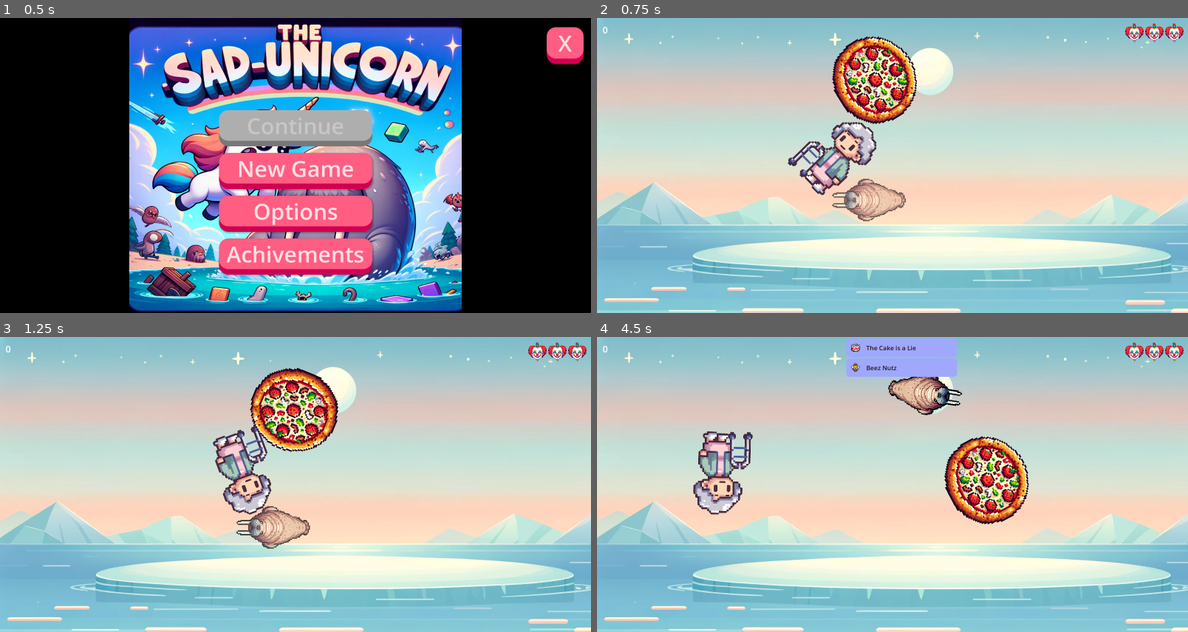
Above: before the commit, frames 1-4 (two rows, left to right).
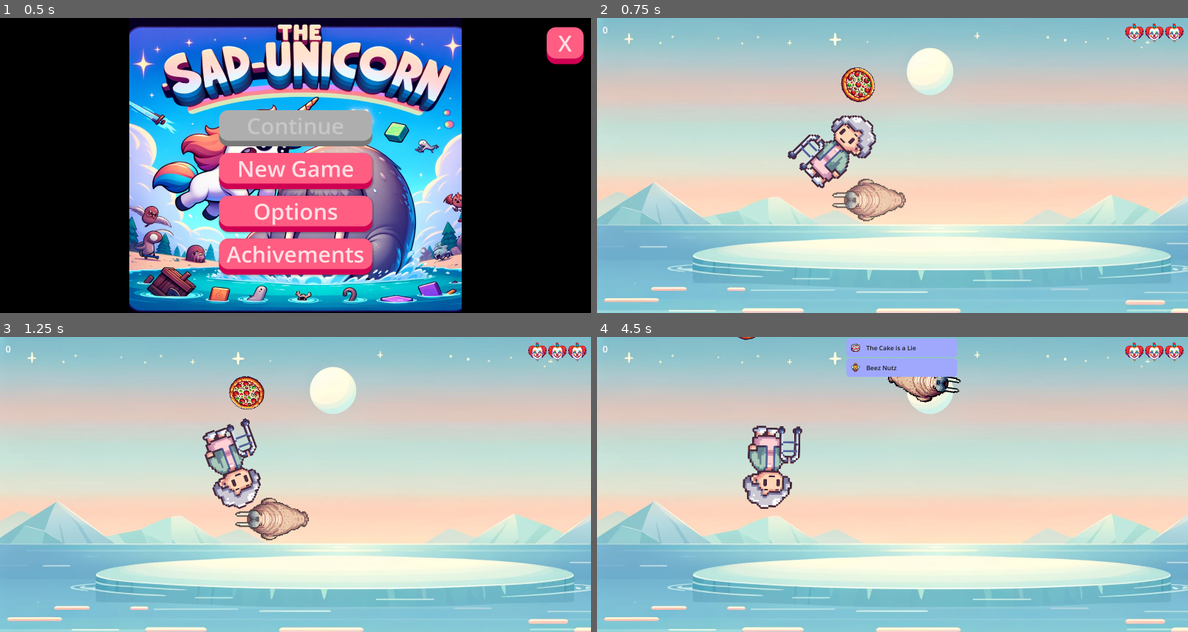
Above: after the commit, the same moments.

Repository: bytedev-code/the-sad-unicorn
Game: Godot game, scene res://menu/menu.tscn
The game is run twice, just before and just after one commit, with the same random seed, the same clock (stepped at 60 frames per second) and the same inputs.
Inputs (mouse positions are in pixels of both pictures, inside the frame that each line leads up to):
- Up to frame 1 (0.5 s): no input
- Up to frame 2 (0.75 s): click "New Game" at 0.5 s
- Up to frame 3 (1.25 s): no input
- Up to frame 4 (4.5 s): move the mouse to (1022, 469) at 1.27 s; hold D (player_rotate_right) 1.28-2.03 s; hold Space (player_shoot) 1.28-2.03 s; move the mouse to (774, 499) at 2.02 s; hold A (player_rotate_left) 2.03-2.78 s; tap K at 2.1 s; move the mouse to (951, 419) at 2.77 s; hold D (player_rotate_right) 2.78-3.53 s; hold T 2.78-3.53 s; move the mouse to (862, 543) at 3.52 s; hold W (player_forward) 3.53-4.28 s; tap O at 3.6 s; move the mouse to (1069, 528) at 4.27 s; hold A (player_rotate_left) from 4.28 s (still down); hold R from 4.28 s (still down)

Frame 1 is identical in both runs. In frame 2, 5.2% of the frame differs, in the area x 32-55%, y 6-60%; in frame 3, 6.9%; in frame 4, 7.9%, in the area x 16-74%, y 0-64%.

Commit message:
Asset Speed, score, hitpoints etc.

Diff:
--- a/blueprints/enemies/banana.tscn
+++ b/blueprints/enemies/banana.tscn
@@ -5,19 +5,24 @@
 [ext_resource type="PackedScene" path="res://audio_player.tscn" id="4_yqvl4"]
 
 [sub_resource type="CapsuleShape2D" id="CapsuleShape2D_pm8kl"]
-radius = 44.6178
-height = 223.406
+radius = 12.7792
+height = 46.9429
 
 [node name="banana" type="RigidBody2D"]
 script = ExtResource("1_pvyua")
+SPEED = 300.0
+SPLIT_NUMBER = 0
+SCORE = 80
+HITPOINTS = 2
 
 [node name="CollisionShape2D" type="CollisionShape2D" parent="."]
-position = Vector2(27, 6)
-rotation = 0.583312
+position = Vector2(4, 15)
+rotation = 0.83101
 shape = SubResource("CapsuleShape2D_pm8kl")
 
 [node name="Sprite2D" type="Sprite2D" parent="."]
-scale = Vector2(0.25, 0.25)
+position = Vector2(1, 0)
+scale = Vector2(0.1, 0.1)
 texture = ExtResource("2_467fq")
 
 [node name="AudioPlayer" parent="." instance=ExtResource("4_yqvl4")]
--- a/blueprints/enemies/bee_queen.tscn
+++ b/blueprints/enemies/bee_queen.tscn
@@ -6,22 +6,23 @@
 [ext_resource type="PackedScene" path="res://audio_player.tscn" id="4_w4mdp"]
 
 [sub_resource type="CapsuleShape2D" id="CapsuleShape2D_pm8kl"]
-radius = 19.5
-height = 80.7913
+radius = 25.5
+height = 112.0
 
 [node name="bee_queen" type="RigidBody2D"]
 script = ExtResource("1_e2ucn")
+SPEED = 350.0
 SPLIT_INTO = ExtResource("2_ah7fu")
-SPLIT_NUMBER = 6
-SCORE = 5
+SPLIT_NUMBER = 4
+SCORE = 100
+HITPOINTS = 2
 
 [node name="CollisionShape2D" type="CollisionShape2D" parent="."]
-position = Vector2(-0.999998, 0)
 scale = Vector2(2, 2)
 shape = SubResource("CapsuleShape2D_pm8kl")
 
 [node name="Sprite2D" type="Sprite2D" parent="."]
-scale = Vector2(0.2, 0.2)
+scale = Vector2(0.3, 0.3)
 texture = ExtResource("3_ejsan")
 
 [node name="AudioPlayer" parent="." instance=ExtResource("4_w4mdp")]
--- a/blueprints/enemies/cat.tscn
+++ b/blueprints/enemies/cat.tscn
@@ -5,21 +5,23 @@
 [ext_resource type="PackedScene" path="res://audio_player.tscn" id="4_8wbhj"]
 
 [sub_resource type="CapsuleShape2D" id="CapsuleShape2D_qgc2e"]
-radius = 46.415
-height = 166.082
+radius = 27.9225
+height = 102.056
 
 [node name="cat" type="RigidBody2D"]
 script = ExtResource("1_y7b4d")
+SPEED = 40.0
 SPLIT_NUMBER = 6
-SCORE = 5
+SCORE = 1
+IGNORE_PLAYER_HIT = true
+HITPOINTS = 3
 
 [node name="CollisionShape2D" type="CollisionShape2D" parent="."]
-position = Vector2(-3, 9)
 rotation = 1.55258
 shape = SubResource("CapsuleShape2D_qgc2e")
 
 [node name="Sprite2D" type="Sprite2D" parent="."]
-scale = Vector2(0.25, 0.25)
+scale = Vector2(0.15, 0.15)
 texture = ExtResource("2_wl8y1")
 
 [node name="AudioPlayer" parent="." instance=ExtResource("4_8wbhj")]
--- a/blueprints/enemies/cat_woman.tscn
+++ b/blueprints/enemies/cat_woman.tscn
@@ -11,9 +11,11 @@
 
 [node name="cat_woman" type="RigidBody2D"]
 script = ExtResource("1_47w8w")
+SPEED = 50.0
 SPLIT_INTO = ExtResource("2_we7ij")
-SPLIT_NUMBER = 10
-SCORE = 5
+SPLIT_NUMBER = 15
+SCORE = 50
+HITPOINTS = 10
 
 [node name="CollisionShape2D" type="CollisionShape2D" parent="."]
 position = Vector2(-0.5, 1.5)
--- a/blueprints/enemies/chocolate.tscn
+++ b/blueprints/enemies/chocolate.tscn
@@ -5,20 +5,22 @@
 [ext_resource type="PackedScene" path="res://audio_player.tscn" id="3_kp2ba"]
 
 [sub_resource type="RectangleShape2D" id="RectangleShape2D_chy0a"]
-size = Vector2(138.2, 104.799)
+size = Vector2(96.2639, 65.9868)
 
 [node name="chocolate" type="RigidBody2D"]
 script = ExtResource("1_ku8ro")
-SPLIT_NUMBER = 6
-SCORE = 5
+SPEED = 40.0
+SPLIT_NUMBER = 0
+SCORE = 4
+HITPOINTS = 12
 
 [node name="CollisionShape2D" type="CollisionShape2D" parent="."]
-position = Vector2(3.5, 5.5)
+position = Vector2(0.499998, -2)
 rotation = 2.38759
 shape = SubResource("RectangleShape2D_chy0a")
 
 [node name="Sprite2D" type="Sprite2D" parent="."]
-scale = Vector2(0.2, 0.2)
+scale = Vector2(0.15, 0.15)
 texture = ExtResource("2_0e3sa")
 
 [node name="AudioPlayer" parent="." instance=ExtResource("3_kp2ba")]
--- a/blueprints/enemies/cloud.tscn
+++ b/blueprints/enemies/cloud.tscn
@@ -1,27 +1,30 @@
 [gd_scene load_steps=6 format=3 uid="uid://cpo57i4sn08q5"]
 
 [ext_resource type="Script" path="res://enemy.gd" id="1_fy4bn"]
-[ext_resource type="PackedScene" uid="uid://xwqq434lfr7w" path="res://blueprints/enemies/lightning.tscn" id="2_yqmjk"]
-[ext_resource type="Texture2D" uid="uid://d3ogdjh6wp82h" path="res://assets/enemies/cloud .png" id="3_55yke"]
+[ext_resource type="PackedScene" uid="uid://c71wr50ghu4ao" path="res://blueprints/enemies/lightning.tscn" id="2_yqmjk"]
+[ext_resource type="Texture2D" uid="uid://p662g1fg43g" path="res://assets/enemies/cloud .png" id="3_55yke"]
 [ext_resource type="PackedScene" path="res://audio_player.tscn" id="4_k00ee"]
 
-[sub_resource type="CircleShape2D" id="CircleShape2D_tpeb8"]
-radius = 25.504
+[sub_resource type="CapsuleShape2D" id="CapsuleShape2D_4nlwv"]
+radius = 61.6752
+height = 133.926
 
 [node name="cloud" type="RigidBody2D"]
 script = ExtResource("1_fy4bn")
+SPEED = 80.0
 SPLIT_INTO = ExtResource("2_yqmjk")
-SPLIT_NUMBER = 4
-SCORE = 5
+SPLIT_NUMBER = 10
+SCORE = 30
+HITPOINTS = 3
 
 [node name="CollisionShape2D" type="CollisionShape2D" parent="."]
 position = Vector2(-2.02617, 0.999543)
-rotation = 1.17981
+rotation = 2.30172
 scale = Vector2(2, 2)
-shape = SubResource("CircleShape2D_tpeb8")
+shape = SubResource("CapsuleShape2D_4nlwv")
 
 [node name="Sprite2D" type="Sprite2D" parent="."]
-scale = Vector2(0.2, 0.2)
+scale = Vector2(0.5, 0.5)
 texture = ExtResource("3_55yke")
 
 [node name="AudioPlayer" parent="." instance=ExtResource("4_k00ee")]
--- a/blueprints/enemies/clown.tscn
+++ b/blueprints/enemies/clown.tscn
@@ -1,19 +1,20 @@
-[gd_scene load_steps=7 format=3 uid="uid://wqsnkejfua8v"]
+[gd_scene load_steps=6 format=3 uid="uid://wqsnkejfua8v"]
 
 [ext_resource type="Script" path="res://enemy.gd" id="1_lgd3g"]
 [ext_resource type="PackedScene" uid="uid://2coj86mouh1l" path="res://blueprints/enemies/clown_car.tscn" id="2_ijpmu"]
 [ext_resource type="Texture2D" uid="uid://b8qo2i4twjsd4" path="res://assets/enemies/clown_300x300.png" id="3_yjm7r"]
 [ext_resource type="PackedScene" path="res://audio_player.tscn" id="4_ivpqn"]
-[ext_resource type="AudioStream" uid="uid://d1q71hx4epq0n" path="res://assets/sounds/bell.mp3" id="5_eqgjs"]
 
 [sub_resource type="CircleShape2D" id="CircleShape2D_j5fwd"]
-radius = 28.9914
+radius = 33.3654
 
-[node name="clown_car" type="RigidBody2D"]
+[node name="clown" type="RigidBody2D"]
 script = ExtResource("1_lgd3g")
+SPEED = 80.0
 SPLIT_INTO = ExtResource("2_ijpmu")
-SPLIT_NUMBER = 4
-SCORE = 5
+SPLIT_NUMBER = 5
+SCORE = 20
+HITPOINTS = 6
 
 [node name="CollisionShape2D" type="CollisionShape2D" parent="."]
 position = Vector2(2, -2)
@@ -22,10 +23,9 @@
 shape = SubResource("CircleShape2D_j5fwd")
 
 [node name="Sprite2D" type="Sprite2D" parent="."]
-scale = Vector2(0.5, 0.5)
+scale = Vector2(0.6, 0.6)
 texture = ExtResource("3_yjm7r")
 
 [node name="AudioPlayer" parent="." instance=ExtResource("4_ivpqn")]
-stream1 = ExtResource("5_eqgjs")
 
 [connection signal="body_entered" from="." to="." method="_on_collide"]
--- a/blueprints/enemies/clown_car.tscn
+++ b/blueprints/enemies/clown_car.tscn
@@ -1,22 +1,23 @@
-[gd_scene load_steps=7 format=3 uid="uid://2coj86mouh1l"]
+[gd_scene load_steps=6 format=3 uid="uid://2coj86mouh1l"]
 
 [ext_resource type="Script" path="res://enemy.gd" id="1_i4l2x"]
 [ext_resource type="PackedScene" uid="uid://daik3aj55p5k8" path="res://blueprints/enemies/clown_shoe.tscn" id="2_x78i1"]
 [ext_resource type="Texture2D" uid="uid://n8c4kd6tjrbg" path="res://assets/enemies/clowns_car.png" id="3_63x31"]
 [ext_resource type="PackedScene" path="res://audio_player.tscn" id="4_yt1sk"]
-[ext_resource type="AudioStream" uid="uid://d1q71hx4epq0n" path="res://assets/sounds/bell.mp3" id="5_fr85o"]
 
 [sub_resource type="RectangleShape2D" id="RectangleShape2D_w4tqj"]
-size = Vector2(43, 72)
+size = Vector2(43.9377, 64.7846)
 
 [node name="clown_car" type="RigidBody2D"]
 script = ExtResource("1_i4l2x")
+SPEED = 250.0
 SPLIT_INTO = ExtResource("2_x78i1")
-SPLIT_NUMBER = 8
-SCORE = 5
+SPLIT_NUMBER = 10
+SCORE = 15
+HITPOINTS = 4
 
 [node name="CollisionShape2D" type="CollisionShape2D" parent="."]
-position = Vector2(-2, -1)
+position = Vector2(2.2643, -6.89555)
 rotation = 0.496969
 scale = Vector2(2, 2)
 shape = SubResource("RectangleShape2D_w4tqj")
@@ -26,6 +27,5 @@
 texture = ExtResource("3_63x31")
 
 [node name="AudioPlayer" parent="." instance=ExtResource("4_yt1sk")]
-stream1 = ExtResource("5_fr85o")
 
 [connection signal="body_entered" from="." to="." method="_on_collide"]
--- a/blueprints/enemies/clown_shoe.tscn
+++ b/blueprints/enemies/clown_shoe.tscn
@@ -1,17 +1,16 @@
-[gd_scene load_steps=6 format=3 uid="uid://daik3aj55p5k8"]
+[gd_scene load_steps=5 format=3 uid="uid://daik3aj55p5k8"]
 
 [ext_resource type="Script" path="res://enemy.gd" id="1_fc5na"]
 [ext_resource type="Texture2D" uid="uid://cqve0sqg78ut4" path="res://assets/enemies/clown_shoe.png" id="2_ifev1"]
 [ext_resource type="PackedScene" path="res://audio_player.tscn" id="3_n6o2a"]
-[ext_resource type="AudioStream" uid="uid://d1q71hx4epq0n" path="res://assets/sounds/bell.mp3" id="4_vtm83"]
 
 [sub_resource type="CapsuleShape2D" id="CapsuleShape2D_0o66s"]
-radius = 48.1051
-height = 138.645
+radius = 22.8175
+height = 62.6386
 
 [node name="clown_shoe" type="RigidBody2D"]
 script = ExtResource("1_fc5na")
-SPLIT_NUMBER = 6
+SPLIT_NUMBER = 0
 SCORE = 5
 
 [node name="CollisionShape2D" type="CollisionShape2D" parent="."]
@@ -20,10 +19,9 @@
 shape = SubResource("CapsuleShape2D_0o66s")
 
 [node name="Sprite2D" type="Sprite2D" parent="."]
-scale = Vector2(0.2, 0.2)
+scale = Vector2(0.1, 0.1)
 texture = ExtResource("2_ifev1")
 
 [node name="AudioPlayer" parent="." instance=ExtResource("3_n6o2a")]
-stream1 = ExtResource("4_vtm83")
 
 [connection signal="body_entered" from="." to="." method="_on_collide"]
--- a/blueprints/enemies/cookie.tscn
+++ b/blueprints/enemies/cookie.tscn
@@ -1,10 +1,9 @@
-[gd_scene load_steps=7 format=3 uid="uid://vgh5awkhy3lq"]
+[gd_scene load_steps=6 format=3 uid="uid://vgh5awkhy3lq"]
 
 [ext_resource type="Script" path="res://enemy.gd" id="1_j6eeo"]
 [ext_resource type="PackedScene" uid="uid://cdq72aw58l7da" path="res://blueprints/enemies/chocolate.tscn" id="2_qlxhn"]
 [ext_resource type="Texture2D" uid="uid://c1idhrvavsooh" path="res://assets/enemies/cookie.png" id="3_65j3i"]
 [ext_resource type="PackedScene" path="res://audio_player.tscn" id="4_80fvd"]
-[ext_resource type="AudioStream" uid="uid://d1q71hx4epq0n" path="res://assets/sounds/bell.mp3" id="5_byvtu"]
 
 [sub_resource type="CircleShape2D" id="CircleShape2D_hc4vw"]
 radius = 30.9071
@@ -12,8 +11,9 @@
 [node name="cookie" type="RigidBody2D"]
 script = ExtResource("1_j6eeo")
 SPLIT_INTO = ExtResource("2_qlxhn")
-SPLIT_NUMBER = 4
-SCORE = 5
+SPLIT_NUMBER = 8
+SCORE = 15
+HITPOINTS = 8
 
 [node name="CollisionShape2D" type="CollisionShape2D" parent="."]
 position = Vector2(-0.999998, 0)
@@ -25,6 +25,5 @@
 texture = ExtResource("3_65j3i")
 
 [node name="AudioPlayer" parent="." instance=ExtResource("4_80fvd")]
-stream1 = ExtResource("5_byvtu")
 
 [connection signal="body_entered" from="." to="." method="_on_collide"]
--- a/blueprints/enemies/french_fries_bootle.tscn
+++ b/blueprints/enemies/french_fries_bootle.tscn
@@ -1,8 +1,8 @@
 [gd_scene load_steps=6 format=3 uid="uid://c78a2sdr4o365"]
 
 [ext_resource type="Script" path="res://enemy.gd" id="1_wpvbb"]
-[ext_resource type="PackedScene" uid="uid://3w8bgpjttp3k" path="res://blueprints/enemies/tomato.tscn" id="2_roufp"]
-[ext_resource type="Texture2D" uid="uid://dynblfib2tmug" path="res://assets/enemies/french_fries_bottle_300x300.png" id="3_cyiv0"]
+[ext_resource type="PackedScene" uid="uid://cbo5wubkdn3b7" path="res://blueprints/enemies/ketchup.tscn" id="2_v7rhf"]
+[ext_resource type="Texture2D" uid="uid://xhlnbgktpepg" path="res://assets/enemies/french_fries_bottle_300x300.png" id="3_cyiv0"]
 [ext_resource type="PackedScene" path="res://audio_player.tscn" id="4_yg3mu"]
 
 [sub_resource type="RectangleShape2D" id="RectangleShape2D_w4tqj"]
@@ -10,9 +10,10 @@
 
 [node name="french_fries_bottle" type="RigidBody2D"]
 script = ExtResource("1_wpvbb")
-SPLIT_INTO = ExtResource("2_roufp")
+SPEED = 80.0
+SPLIT_INTO = ExtResource("2_v7rhf")
 SPLIT_NUMBER = 4
-SCORE = 5
+HITPOINTS = 8
 
 [node name="CollisionShape2D" type="CollisionShape2D" parent="."]
 position = Vector2(-2.00811, -0.0350513)
--- a/blueprints/enemies/honey.tscn
+++ b/blueprints/enemies/honey.tscn
@@ -1,28 +1,27 @@
-[gd_scene load_steps=6 format=3 uid="uid://c67uguh53333i"]
+[gd_scene load_steps=5 format=3 uid="uid://c67uguh53333i"]
 
 [ext_resource type="Script" path="res://enemy.gd" id="1_rgnrq"]
-[ext_resource type="Texture2D" uid="uid://dgacq51e71f4k" path="res://assets/enemies/honey_pot.png" id="3_oqc8a"]
+[ext_resource type="Texture2D" uid="uid://dqg4ui1fioj61" path="res://assets/enemies/honey_pot.png" id="3_oqc8a"]
 [ext_resource type="PackedScene" path="res://audio_player.tscn" id="4_yy463"]
-[ext_resource type="AudioStream" uid="uid://d1q71hx4epq0n" path="res://assets/sounds/bell.mp3" id="5_e03n7"]
 
 [sub_resource type="CircleShape2D" id="CircleShape2D_1ucf8"]
-radius = 70.7248
+radius = 35.609
 
 [node name="honey" type="RigidBody2D"]
 script = ExtResource("1_rgnrq")
-SPLIT_NUMBER = 6
-SCORE = 5
+SPLIT_NUMBER = 0
+SCORE = 2
+HITPOINTS = 6
 
 [node name="CollisionShape2D" type="CollisionShape2D" parent="."]
-position = Vector2(6, 2)
+position = Vector2(2, 1)
 rotation = 0.583312
 shape = SubResource("CircleShape2D_1ucf8")
 
 [node name="Sprite2D" type="Sprite2D" parent="."]
-scale = Vector2(0.2, 0.2)
+scale = Vector2(0.1, 0.1)
 texture = ExtResource("3_oqc8a")
 
 [node name="AudioPlayer" parent="." instance=ExtResource("4_yy463")]
-stream1 = ExtResource("5_e03n7")
 
 [connection signal="body_entered" from="." to="." method="_on_collide"]
--- a/blueprints/enemies/ketchup.tscn
+++ b/blueprints/enemies/ketchup.tscn
@@ -3,16 +3,17 @@
 [ext_resource type="Script" path="res://enemy.gd" id="1_a0agq"]
 [ext_resource type="PackedScene" uid="uid://3w8bgpjttp3k" path="res://blueprints/enemies/tomato.tscn" id="2_liimw"]
 [ext_resource type="Texture2D" uid="uid://bfocwo0kl8qul" path="res://assets/enemies/ketchup.png" id="3_b6035"]
-[ext_resource type="PackedScene" uid="uid://dfkqlfy7e73lr" path="res://audio_player.tscn" id="4_j56ck"]
+[ext_resource type="PackedScene" path="res://audio_player.tscn" id="4_j56ck"]
 
 [sub_resource type="RectangleShape2D" id="RectangleShape2D_w4tqj"]
 size = Vector2(23.0576, 77.0618)
 
 [node name="ketchup" type="RigidBody2D"]
 script = ExtResource("1_a0agq")
+SPEED = 120.0
 SPLIT_INTO = ExtResource("2_liimw")
 SPLIT_NUMBER = 8
-SCORE = 5
+SCORE = 25
 
 [node name="CollisionShape2D" type="CollisionShape2D" parent="."]
 position = Vector2(-2.02617, 0.999543)
--- a/blueprints/enemies/lightning.tscn
+++ b/blueprints/enemies/lightning.tscn
@@ -10,8 +10,9 @@
 
 [node name="lightning" type="RigidBody2D"]
 script = ExtResource("1_tdysd")
-SPLIT_NUMBER = 6
-SCORE = 5
+SPEED = 300.0
+SPLIT_NUMBER = 0
+HITPOINTS = 6
 
 [node name="CollisionShape2D" type="CollisionShape2D" parent="."]
 position = Vector2(-3, -2)
--- a/blueprints/enemies/monkey.tscn
+++ b/blueprints/enemies/monkey.tscn
@@ -1,24 +1,23 @@
-[gd_scene load_steps=7 format=3 uid="uid://yarp424i02k2"]
+[gd_scene load_steps=6 format=3 uid="uid://yarp424i02k2"]
 
 [ext_resource type="Script" path="res://enemy.gd" id="1_y7b4d"]
 [ext_resource type="PackedScene" uid="uid://bkwl4fvfty4nq" path="res://blueprints/enemies/banana.tscn" id="2_v30s3"]
 [ext_resource type="Texture2D" uid="uid://l62p82rjhp8w" path="res://assets/enemies/monkey.png" id="3_rq040"]
 [ext_resource type="PackedScene" path="res://audio_player.tscn" id="4_8wbhj"]
-[ext_resource type="AudioStream" uid="uid://d1q71hx4epq0n" path="res://assets/sounds/bell.mp3" id="5_hyaby"]
 
 [sub_resource type="CapsuleShape2D" id="CapsuleShape2D_pm8kl"]
-radius = 96.7811
-height = 198.002
+radius = 56.0027
+height = 191.921
 
 [node name="banana" type="RigidBody2D"]
 script = ExtResource("1_y7b4d")
+SPEED = 250.0
 SPLIT_INTO = ExtResource("2_v30s3")
 SPLIT_NUMBER = 6
-SCORE = 5
+SCORE = 20
 
 [node name="CollisionShape2D" type="CollisionShape2D" parent="."]
-position = Vector2(-0.999998, 0)
-rotation = 0.583312
+rotation = 6.40247e-05
 shape = SubResource("CapsuleShape2D_pm8kl")
 
 [node name="Sprite2D" type="Sprite2D" parent="."]
@@ -26,6 +25,5 @@
 texture = ExtResource("3_rq040")
 
 [node name="AudioPlayer" parent="." instance=ExtResource("4_8wbhj")]
-stream1 = ExtResource("5_hyaby")
 
 [connection signal="body_entered" from="." to="." method="_on_collide"]
--- a/blueprints/enemies/pizza.tscn
+++ b/blueprints/enemies/pizza.tscn
@@ -3,24 +3,23 @@
 [ext_resource type="Script" path="res://enemy.gd" id="1_ayt43"]
 [ext_resource type="PackedScene" uid="uid://bne1ywbb5xsci" path="res://blueprints/enemies/pizza_slice.tscn" id="2_a7ert"]
 [ext_resource type="Texture2D" uid="uid://lho6elehpi6e" path="res://assets/enemies/pizza.png" id="2_h78fa"]
-[ext_resource type="PackedScene" uid="uid://dfkqlfy7e73lr" path="res://audio_player.tscn" id="4_rqd7h"]
+[ext_resource type="PackedScene" path="res://audio_player.tscn" id="4_rqd7h"]
 [ext_resource type="AudioStream" uid="uid://ej5usdws68t" path="res://assets/sounds/blow1.mp3" id="5_6qfsv"]
 [ext_resource type="AudioStream" uid="uid://bgbsu4bnkax0r" path="res://assets/sounds/door1.mp3" id="6_sidmb"]
 [ext_resource type="AudioStream" uid="uid://dq4vgemqy7sri" path="res://assets/sounds/fart2.mp3" id="7_rb40v"]
 
 [sub_resource type="CircleShape2D" id="CircleShape2D_j8m40"]
-radius = 118.526
+radius = 44.2832
 
 [node name="pizza" type="RigidBody2D"]
 script = ExtResource("1_ayt43")
 SPLIT_INTO = ExtResource("2_a7ert")
 
 [node name="CollisionShape2D" type="CollisionShape2D" parent="."]
-position = Vector2(-0.5, 1.5)
 shape = SubResource("CircleShape2D_j8m40")
 
 [node name="Sprite2D" type="Sprite2D" parent="."]
-scale = Vector2(0.25, 0.25)
+scale = Vector2(0.1, 0.1)
 texture = ExtResource("2_h78fa")
 
 [node name="AudioPlayer" parent="." instance=ExtResource("4_rqd7h")]
--- a/blueprints/enemies/tomato.tscn
+++ b/blueprints/enemies/tomato.tscn
@@ -1,17 +1,18 @@
-[gd_scene load_steps=6 format=3 uid="uid://3w8bgpjttp3k"]
+[gd_scene load_steps=5 format=3 uid="uid://3w8bgpjttp3k"]
 
 [ext_resource type="Script" path="res://enemy.gd" id="1_fh02u"]
 [ext_resource type="Texture2D" uid="uid://igdndw1rlfbo" path="res://assets/enemies/tomato.png" id="2_mmrng"]
 [ext_resource type="PackedScene" path="res://audio_player.tscn" id="3_b27dc"]
-[ext_resource type="AudioStream" uid="uid://d1q71hx4epq0n" path="res://assets/sounds/bell.mp3" id="4_8khpj"]
 
 [sub_resource type="CircleShape2D" id="CircleShape2D_04uh1"]
-radius = 51.6624
+radius = 35.7771
 
 [node name="tomato" type="RigidBody2D"]
 script = ExtResource("1_fh02u")
-SPLIT_NUMBER = 6
-SCORE = 5
+SPEED = 200.0
+SPLIT_NUMBER = 0
+SCORE = 2
+HITPOINTS = 2
 
 [node name="CollisionShape2D" type="CollisionShape2D" parent="."]
 position = Vector2(0.999998, 2)
@@ -19,10 +20,9 @@
 shape = SubResource("CircleShape2D_04uh1")
 
 [node name="Sprite2D" type="Sprite2D" parent="."]
-scale = Vector2(0.2, 0.2)
+scale = Vector2(0.15, 0.15)
 texture = ExtResource("2_mmrng")
 
 [node name="AudioPlayer" parent="." instance=ExtResource("3_b27dc")]
-stream1 = ExtResource("4_8khpj")
 
 [connection signal="body_entered" from="." to="." method="_on_collide"]
Binary file added: assets/images/splash_screen_16_9.png
Not shown, added: assets/images/splash_screen_16_9.png.import
Binary file added: assets/images/splash_screen_16_9_no_borders.png
Not shown, added: assets/images/splash_screen_16_9_no_borders.png.import
Not shown: 1 places in blueprints/enemies/lightning.tscn that only renumber resources
Not shown: 1 places in game.tscn that only renumber resources
Binary file changed: menu/translations.de.translation
Binary file changed: menu/translations.en.translation
Binary file changed: menu/translations.es.translation
